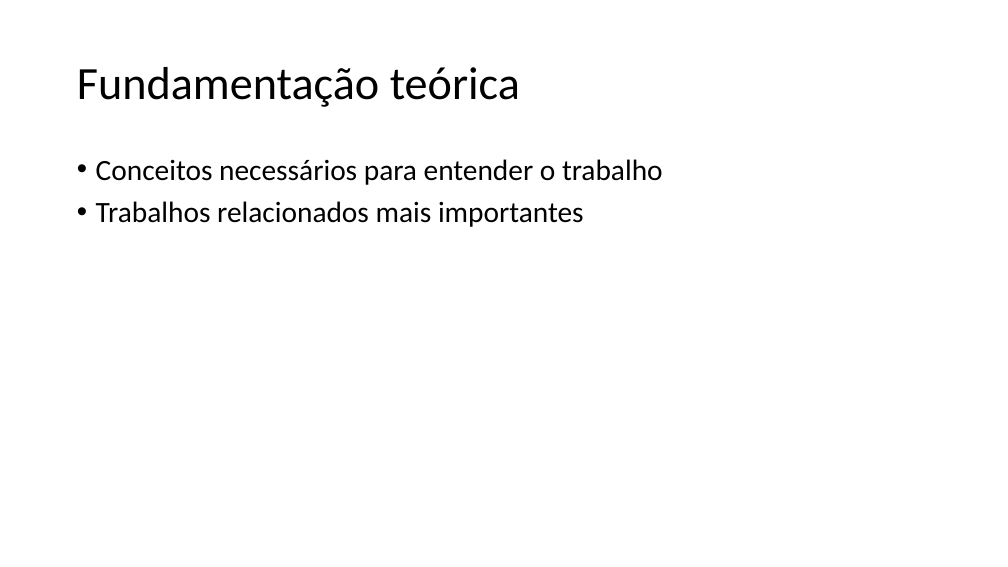
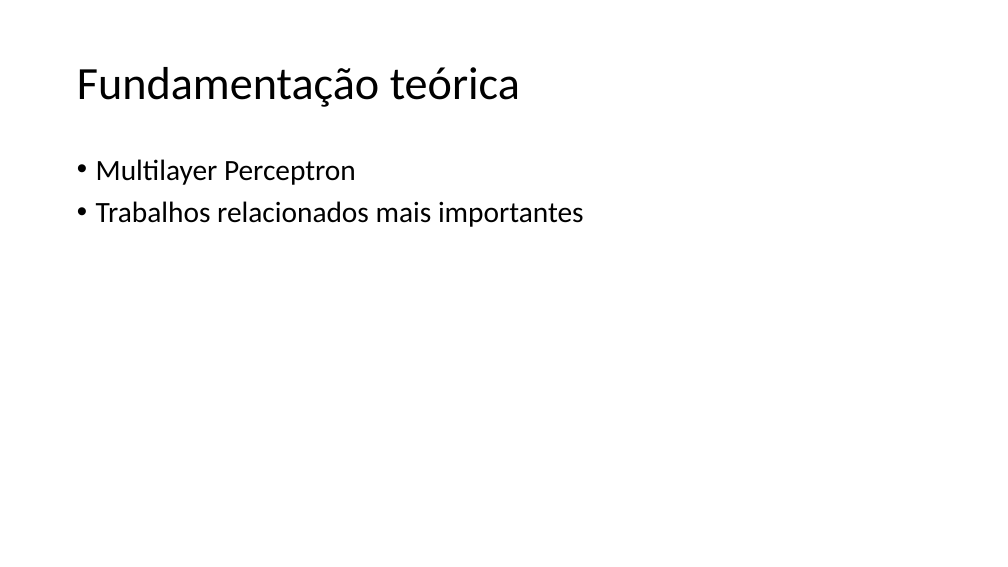
Before and after one commit to Scarpioni/gabriel-59-TP558, a slide deck: slide 14 of 2026/ciclo 1/TP558_X_Template (1).pptx (slide 4 before the commit). Drawn at 1008x567 pixels with LibreOffice and Linux fonts; fonts in the diff are those of the drawing. Boxes give left, top, right and bottom in pixels: in the first picture for what was removed or moved away, otherwise in the second. Text is boxed around its words. In the diff, an @@ line names an element or a change of style, - is before the commit and + after.

```diff
--- a/2026/ciclo 1/TP558_X_Template (1).pptx
+++ b/2026/ciclo 1/TP558_X_Template (1).pptx
@@ text at (96, 159, 356, 185): text changed @@
-• Conceitos necessários para entender o trabalho
+• Multilayer Perceptron
```
Also in this commit, not shown: 25 slides added, 3 slides removed.
